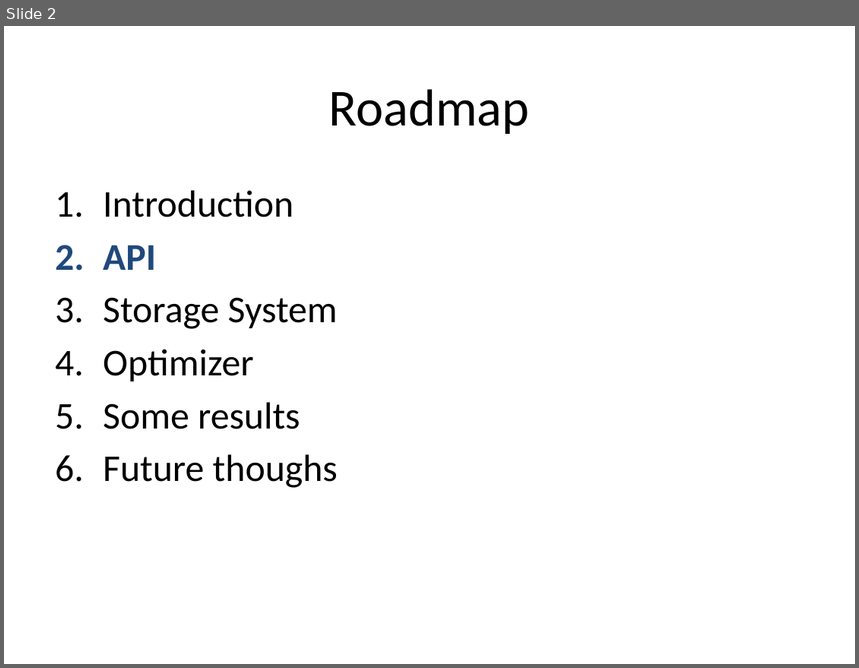
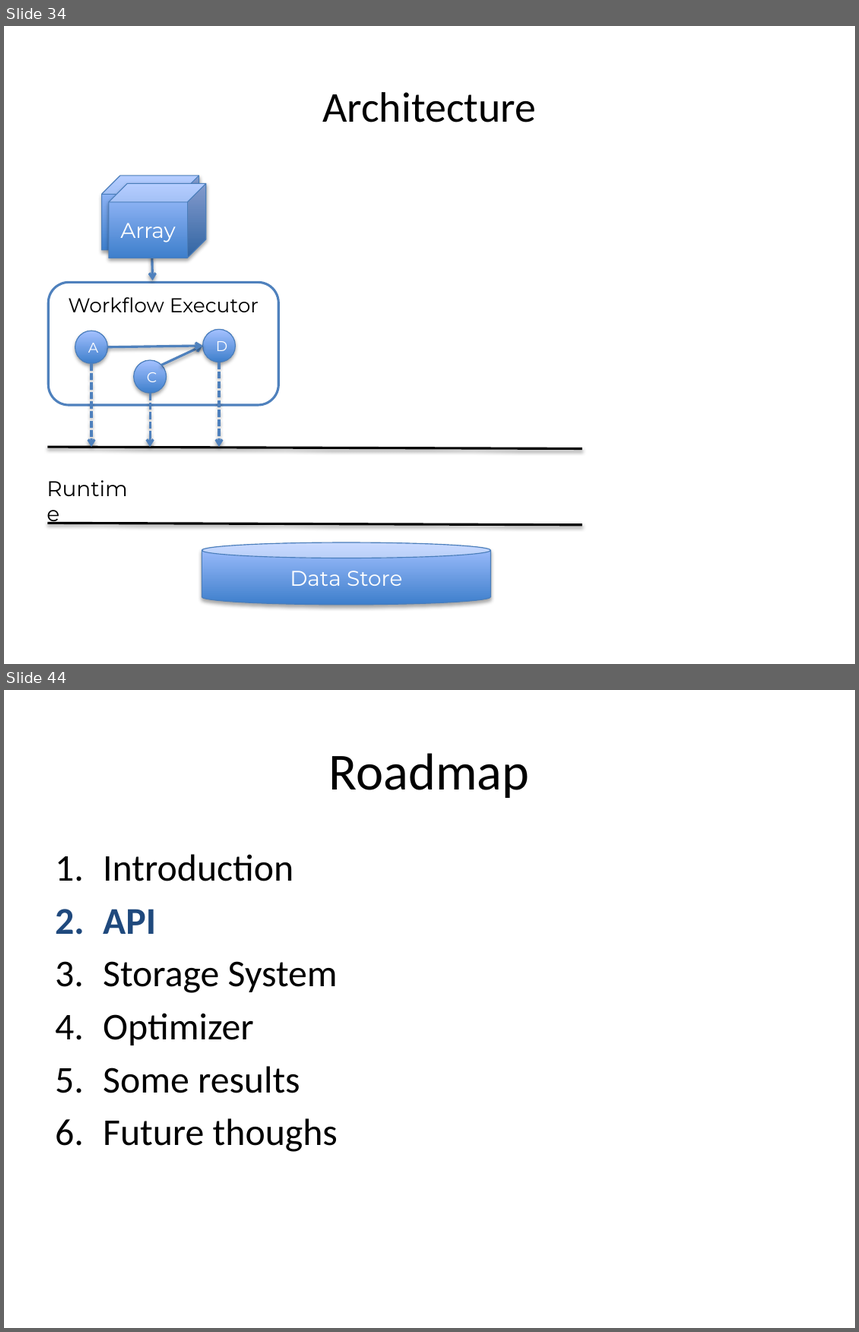
Before and after one commit to sirrice/subzero-paper, a slide deck: talk/icde2013_oldslides.pptx. Shown one above the other, each under a label of ours: slide 2 before the commit, slides 34 and 44 after it; the slides between them are not shown. The pictures are 859x668 and 859x1332 pixels, drawn with LibreOffice and Linux fonts; fonts in the diff are those of the drawing. Boxes give left, top, right and bottom in pixels: in the first picture for what was removed or moved away, otherwise in the second. Text is boxed around its words. In the diff, an @@ line names an element or a change of style, - is before the commit and + after.

```diff
--- a/talk/icde2013_oldslides.pptx
+++ b/talk/icde2013_oldslides.pptx
@@ slide 34 added at (x1=4, y1=26, x2=855, y2=664), background #FFFFFF @@
@@ title added at (x1=322, y1=92, x2=536, y2=123), 36 pt, text #000000 @@
+Architecture
@@ cube added at (x1=102, y1=176, x2=199, y2=251), fill gradient #3F80CE to #A4C4FF, outline #4B7EBC 0.75 pt, 18 pt, text #FFFFFF @@
+Array
@@ cube added at (x1=109, y1=183, x2=205, y2=259), fill gradient #3F80CE to #A4C4FF, outline #4B7EBC 0.75 pt, 18 pt, text #FFFFFF @@
+Array
@@ arrow added from (152, 248) to (153, 281), #4F81BD 2 pt @@
@@ rounded rectangle added at (x1=48, y1=282, x2=279, y2=404), fill #FFFFFF, outline #4F81BD 2 pt, 17 pt, text #000000 @@
+Workflow Executor
@@ ellipse added at (x1=75, y1=331, x2=108, y2=364), fill gradient #3F80CE to #A4C4FF, outline #4B7EBC 0.75 pt, 12 pt, text #FFFFFF @@
+A
@@ ellipse added at (x1=203, y1=330, x2=236, y2=363), fill gradient #3F80CE to #A4C4FF, outline #4B7EBC 0.75 pt, 12 pt, text #FFFFFF @@
+D
@@ arrow added from (91, 364) to (91, 447), #4F81BD 2 pt dashed @@
@@ arrow added from (108, 347) to (203, 346), #4F81BD 2 pt @@
@@ ellipse added at (x1=133, y1=360, x2=166, y2=394), fill gradient #3F80CE to #A4C4FF, outline #4B7EBC 0.75 pt, 12 pt, text #FFFFFF @@
+C
@@ arrow added from (161, 366) to (203, 346), #4F81BD 2 pt @@
@@ arrow added from (219, 362) to (219, 447), #4F81BD 2 pt dashed @@
@@ arrow added from (151, 393) to (151, 447), #4F81BD 2 pt dashed @@
@@ line added from (47, 447) to (582, 449), #000000 2 pt @@
@@ text added at (x1=38, y1=471, x2=145, y2=506), 18 pt, text #000000 @@
+Runtime
@@ line added from (47, 523) to (582, 525), #000000 2 pt @@
@@ cylinder added at (x1=202, y1=543, x2=490, y2=605), fill gradient #3F80CE to #A4C4FF, outline #4B7EBC 0.75 pt, 18 pt, text #FFFFFF @@
+Data Store
@@ what was slide 2 is now slide 44 @@
```
Also in this commit, not shown: 41 other slides added, 2 other files.
